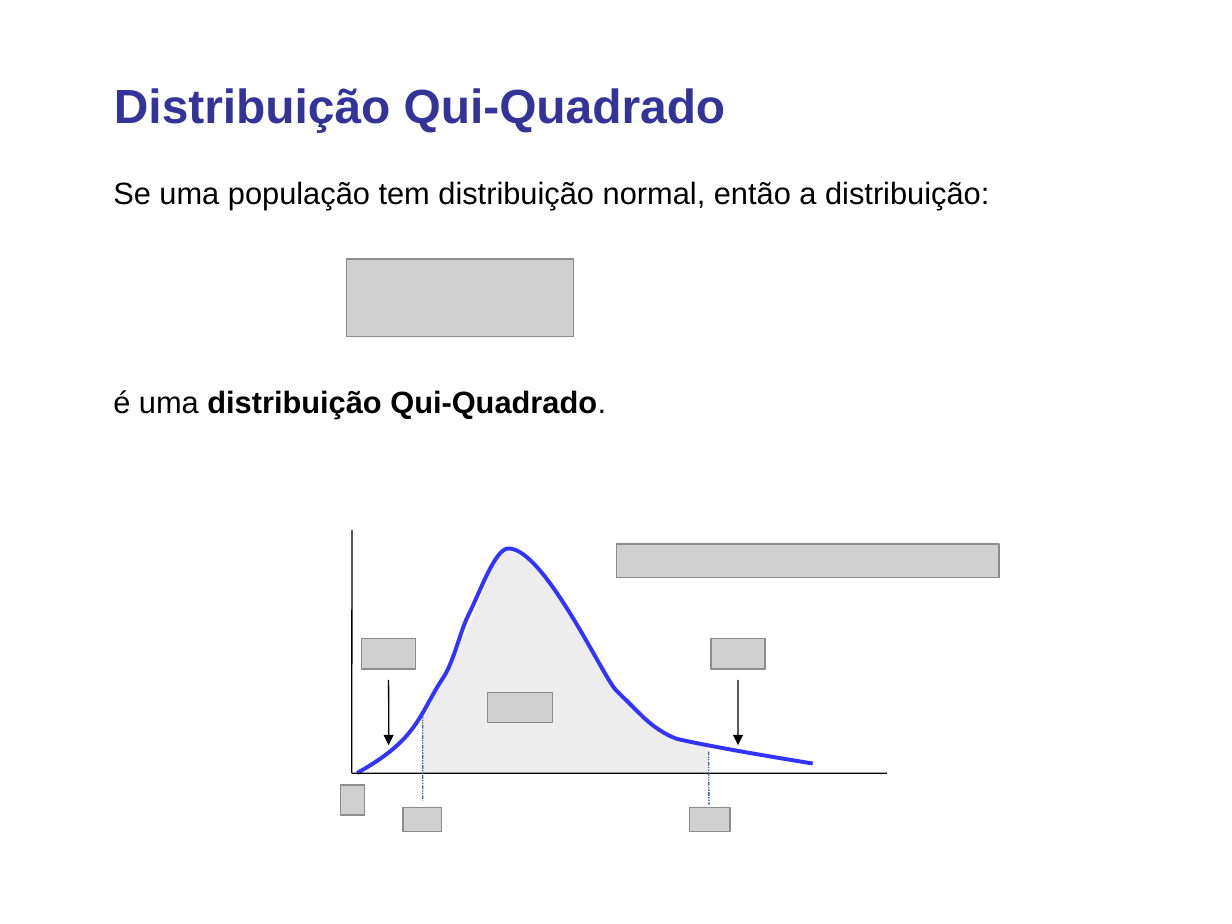
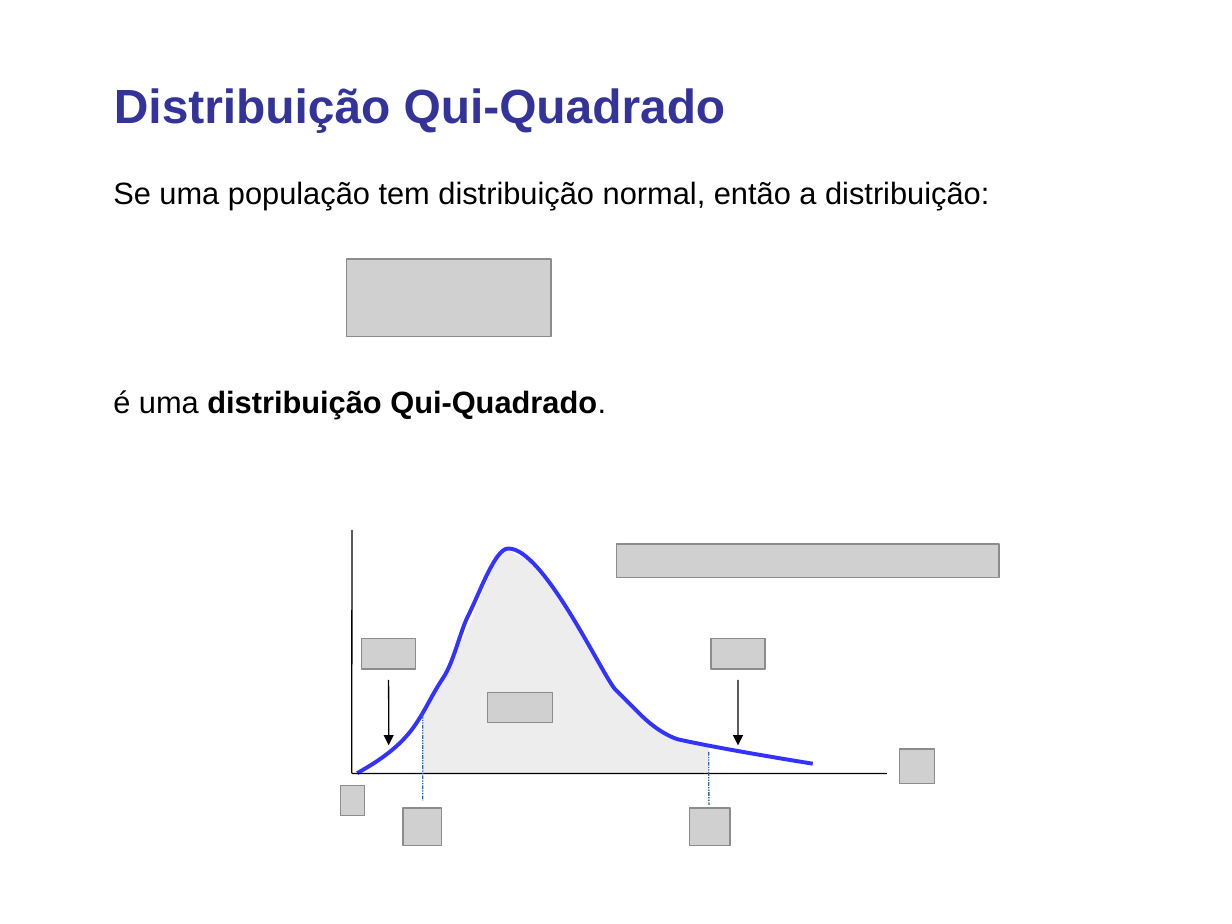
Before and after one commit to lansaviniec/estatistica, a slide deck: slide 31 of 7 estimativas e tamanhos amostrais.ppt. Drawn at 1232x924 pixels with LibreOffice and Linux fonts; fonts in the diff are those of the drawing; grey boxes stand for pictures; background and template pictures are left out. Boxes give left, top, right and bottom in pixels: in the first picture for what was removed or moved away, otherwise in the second. Text is boxed around its words. In the diff, an @@ line names an element or a change of style, - is before the commit and + after.

```diff
--- a/7 estimativas e tamanhos amostrais.ppt
+++ b/7 estimativas e tamanhos amostrais.ppt
@@ picture: place and size @@
-picture at bbox=[346, 259, 574, 336]
+picture at bbox=[346, 259, 551, 336]
@@ freeform shape at bbox=[357, 548, 813, 774]: outline redrawn @@
@@ picture added at bbox=[899, 749, 934, 784] @@
@@ picture: place and size @@
-picture at bbox=[403, 808, 441, 832]
+picture at bbox=[403, 808, 441, 846]
@@ picture: place and size @@
-picture at bbox=[690, 808, 731, 832]
+picture at bbox=[690, 808, 731, 846]
```
Also in this commit, not shown: 5 other slides changed.
